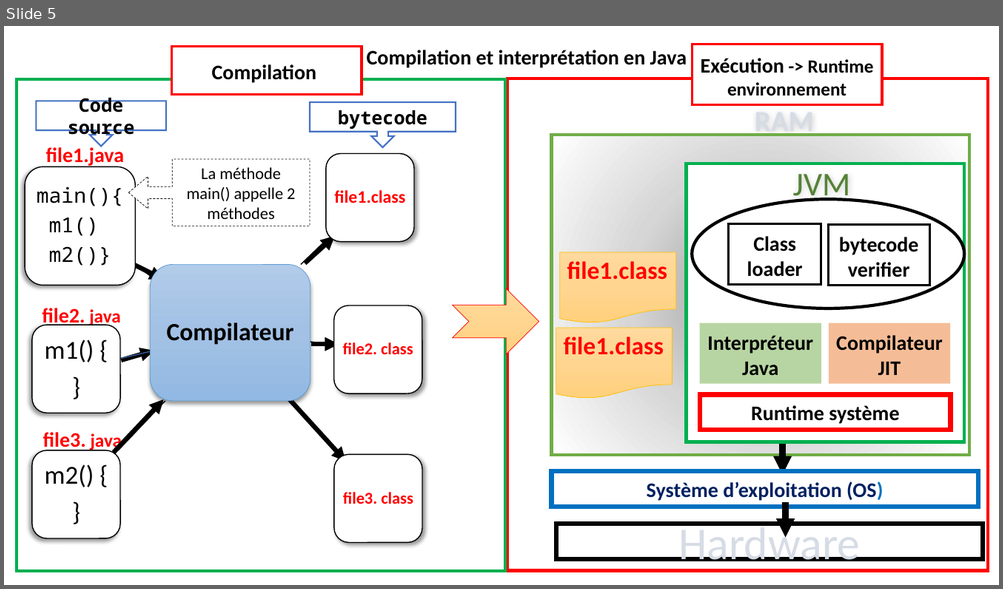
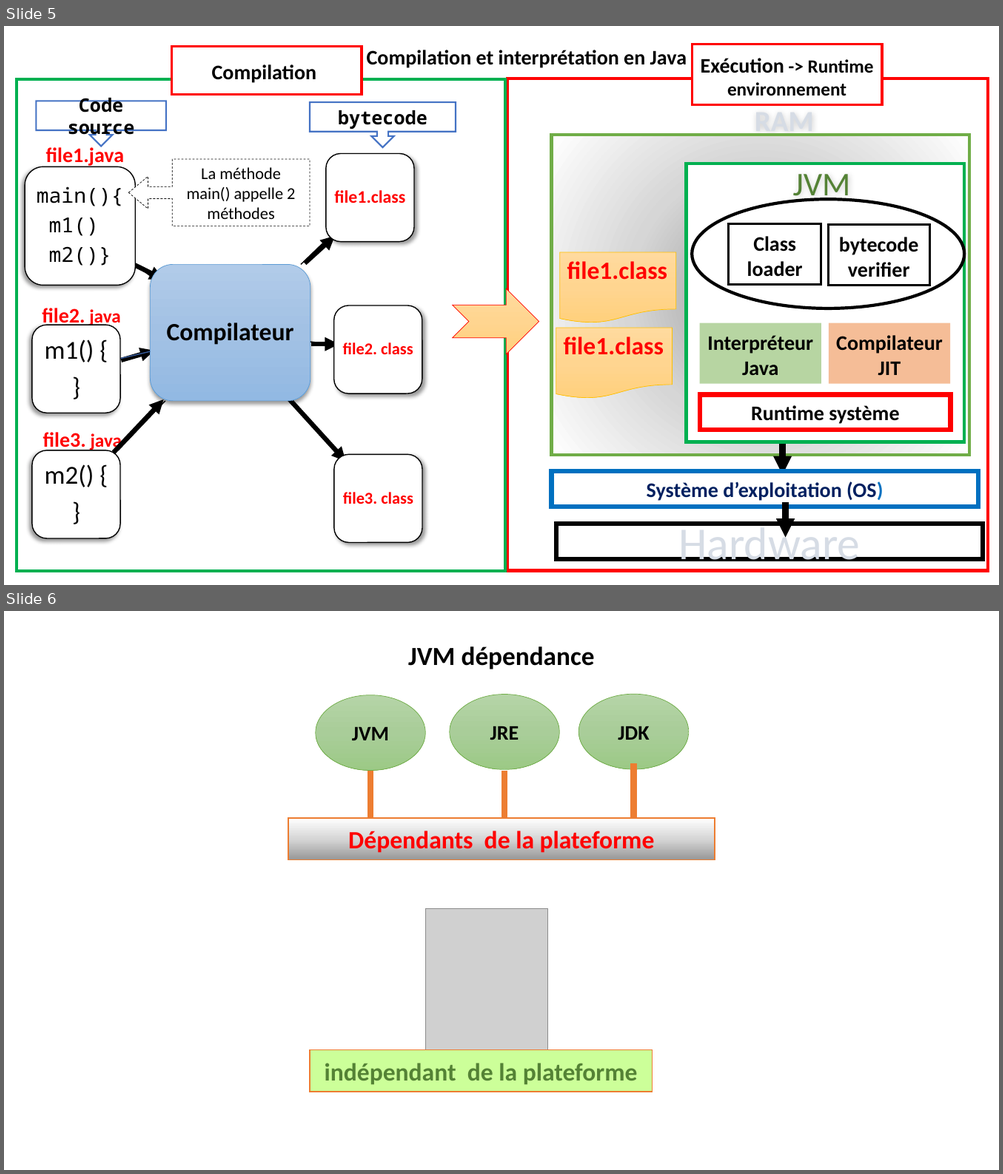
Before and after one commit to Djamelikra/javaSetup, a slide deck: javaInstall/Installer l’environnement de développement java.pptx. Shown one above the other, each under a label of ours: slide 5 before the commit, slides 5 and 6 after it. The pictures are 1003x589 and 1003x1174 pixels, drawn with LibreOffice and Linux fonts; fonts in the diff are those of the drawing; grey boxes stand for pictures. Boxes give left, top, right and bottom in pixels: in the first picture for what was removed or moved away, otherwise in the second. Text is boxed around its words. In the diff, an @@ line names an element or a change of style, - is before the commit and + after.

```diff
--- a/javaInstall/Installer l’environnement de développement java.pptx
+++ b/javaInstall/Installer l’environnement de développement java.pptx
@@ slide 6 added at (4,611,999,1170), background #FFFFFF @@
@@ title added at (408,647,595,669), 25.2 pt, text #000000, bold @@
+JVM dépendance
@@ group added at (288,694,715,860): 3 ellipses, 3 lines, 1 rectangle @@
+JVM
+JRE
+JDK
+Dépendants de la plateforme
@@ picture added at (426,908,548,1051) @@
@@ rectangle added at (310,1051,652,1092), fill #CCFF99, outline #ED7D31 1 pt, 24 pt, text #548235, bold @@
+indépendant de la plateforme
```
Also in this commit, not shown: 4 other files.
